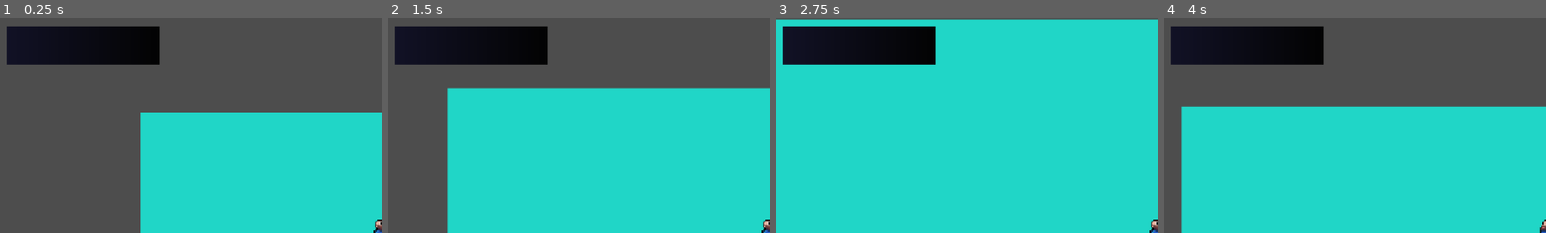
Above: before the commit, frames 1-4 (left to right).
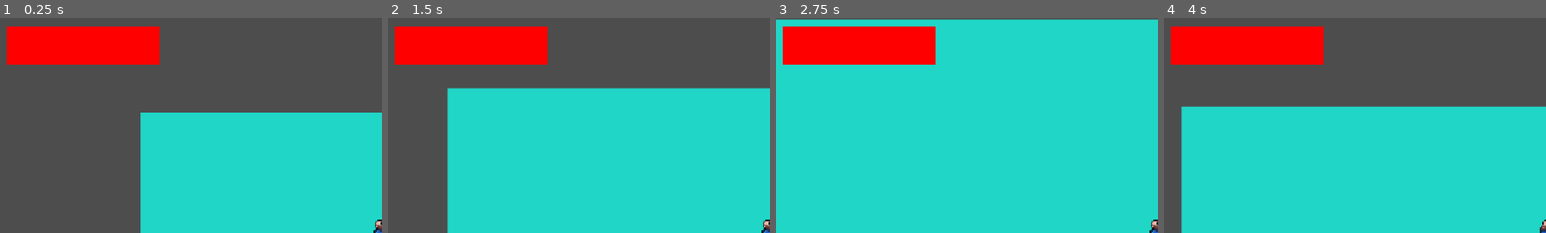
Above: after the commit, the same moments.

Repository: spsJakubSzydlowski/Evergrint
Game: Godot game, scene res://scenes/main.tscn
The game is run twice, just before and just after one commit, with the same random seed, the same clock (stepped at 60 frames per second) and the same inputs.
Inputs (mouse positions are % of the whole screen's width and height, from its top left):
- Up to frame 1 (0.25 s): no input
- Up to frame 2 (1.5 s): tap Enter at 0.5 s; move the mouse to (72, 45) at 0.52 s; hold Right 0.53-1.28 s; tap A (a) at 0.6 s; click (72, 45) at 0.8 s; move the mouse to (30, 55) at 1.27 s; hold Down from 1.28 s (still down); click (30, 55) at 1.35 s
- Up to frame 3 (2.75 s): tap D (d) at 1.55, 2.1 s; move the mouse to (60, 28) at 2.02 s; release Down at 2.03 s; hold Right from 2.03 s (still down); tap S (s) at 2.3 s
- Up to frame 4 (4 s): move the mouse to (45, 70) at 2.77 s; release Right at 2.78 s; hold Up 2.78-3.53 s; tap S (s) at 2.85 s; click (45, 70) at 2.92 s; tap W (w) at 3.05, 3.6 s; move the mouse to (80, 65) at 3.52 s; hold Left from 3.53 s (still down); tap A (a) at 3.8 s
The pictures show only the part of the screen within x 0-50%, y 0-50%; the shares and areas given below are measured in that part.

The runs differ from the first frame. In frame 1, 7.3% of the frame differs, in the area x 1-42%, y 3-22%; in frame 2, 7.3%; in frame 3, 7.3%; in frame 4, 7.3%.

Commit message:
Added health bar

Diff:
--- a/project.godot
+++ b/project.godot
@@ -19,6 +19,7 @@
 
 DataManager="*res://scripts/autoloads/DataManager.gd"
 Inventory="*res://scripts/autoloads/Inventory.gd"
+Signals="*res://scripts/autoloads/Signals.gd"
 
 [display]
 
--- /dev/null
+++ b/scripts/autoloads/Signals.gd
@@ -0,0 +1,4 @@
+extends Node
+
+@warning_ignore("unused_signal")
+signal player_health_changed(current_hp, max_hp)
--- a/scripts/inventory_canvas.gd
+++ b/scripts/inventory_canvas.gd
@@ -11,10 +11,7 @@
 var hotbar_slots = 10
 
 func _ready() -> void:
-	var player = get_tree().get_first_node_in_group("Player")
-	if player:
-		player.health_changed.connect(update_health_bar)
-		update_health_bar(player.current_hp, player.max_hp)
+	Signals.player_health_changed.connect(update_health_bar)
 
 	Inventory.inventory_updated.connect(on_inventory_updated)
 	refresh_ui()
@@ -71,6 +68,5 @@
 	item_equipped.emit(active_slot_data["id"])
 
 func update_health_bar(current_hp, max_hp):
-	print("update")
 	health_bar.max_value = max_hp
 	health_bar.value = current_hp
--- a/scripts/player/player.gd
+++ b/scripts/player/player.gd
@@ -1,6 +1,4 @@
 extends CharacterBody2D
-
-signal health_changed(current, max)
 
 var SPEED : float = 100.0
 @onready var sprite: Sprite2D = $Sprite2D
@@ -60,7 +58,7 @@
 	max_hp = stats.get("max_hp", 100)
 	current_hp = max_hp
 
-	health_changed.emit(current_hp, max_hp)
+	Signals.player_health_changed.emit(current_hp, max_hp)
 
 func _physics_process(_delta: float) -> void:
 	var direction := Input.get_vector("a", "d", "w", "s")
@@ -121,7 +119,6 @@
 	can_turn = true
 	is_attacking = false
 
-
 func _on_inventory_canvas_item_equipped(item_id: String) -> void:
 	current_equipped_id = item_id
 
@@ -145,9 +142,9 @@
 
 func take_hit(damage):
 	if is_dead: return
-	print("got hit for ", damage)
+
 	current_hp -= damage
-	health_changed.emit(current_hp, max_hp)
+	Signals.player_health_changed.emit(current_hp, max_hp)
 
 	if current_hp <= 0:
 		die()
Not shown, added: scripts/autoloads/Signals.gd.uid
